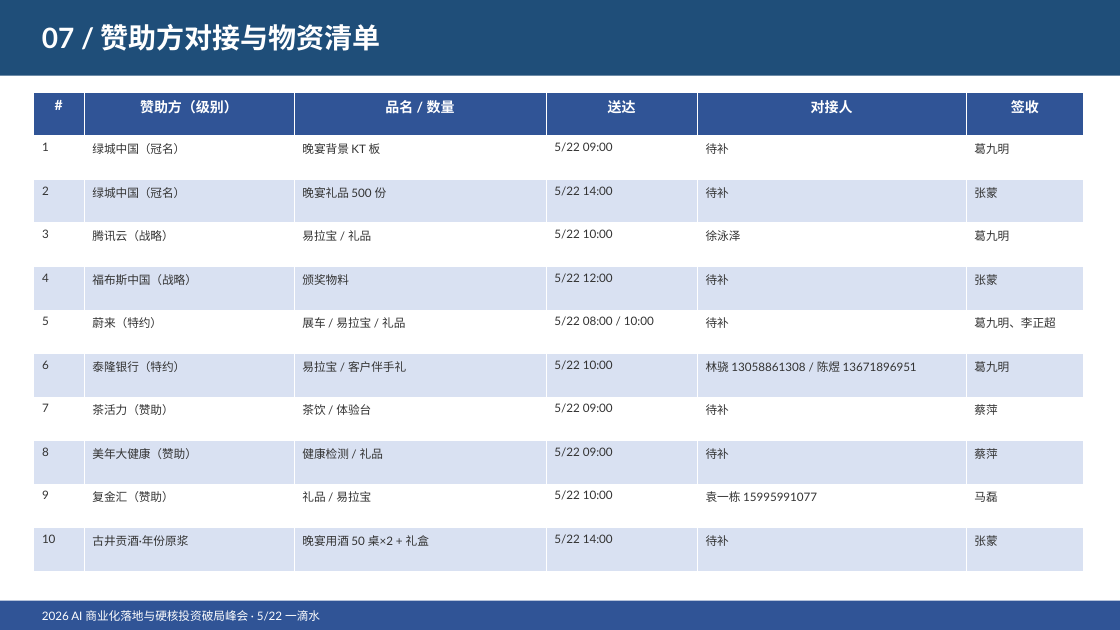
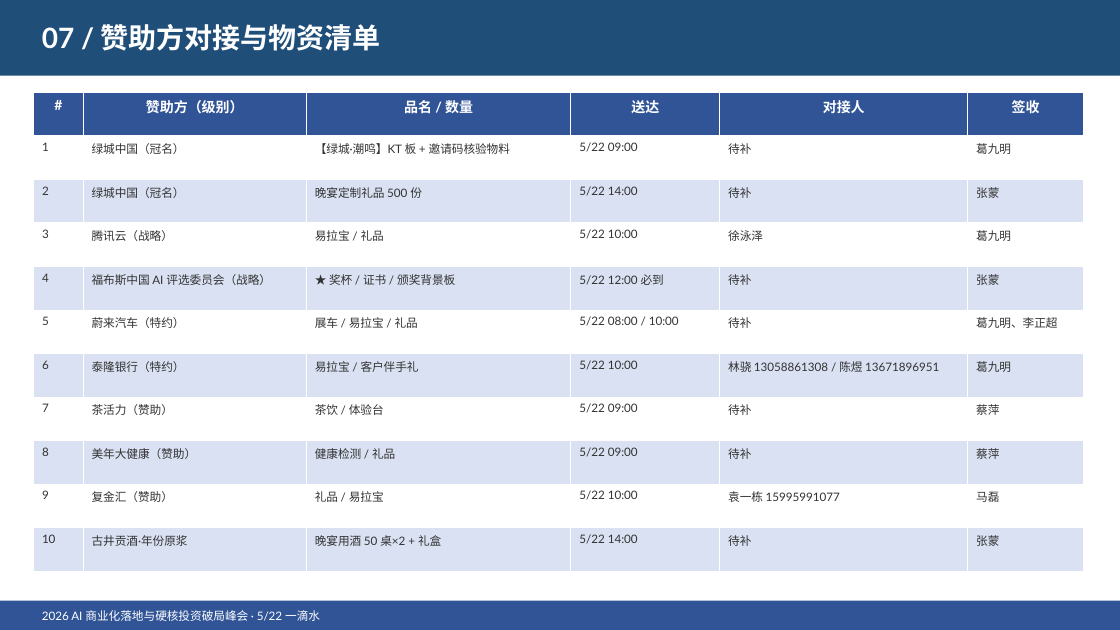
Before and after one commit to hujigang2010-maker/AIDEN, a slide deck: slide 9 of 5月22日峰会/导出文件/2026峰会会务汇报.pptx. Drawn at 1120x630 pixels with LibreOffice and Linux fonts; fonts in the diff are those of the drawing. Boxes give left, top, right and bottom in pixels: in the first picture for what was removed or moved away, otherwise in the second. Text is boxed around its words. In the diff, an @@ line names an element or a change of style, - is before the commit and + after.

```diff
--- a/5月22日峰会/导出文件/2026峰会会务汇报.pptx
+++ b/5月22日峰会/导出文件/2026峰会会务汇报.pptx
@@ table at <box>34,92,1084,571</box> @@
-row 2, column 3: 晚宴背景 KT 板
+row 2, column 3: 【绿城·潮鸣】KT 板 + 邀请码核验物料
-row 3, column 3: 晚宴礼品 500 份
+row 3, column 3: 晚宴定制礼品 500 份
-row 5: 4 | 福布斯中国（战略） | 颁奖物料 | 5/22 12:00 | 待补 | 张蒙
+row 5: 4 | 福布斯中国 AI 评选委员会（战略） | ★ 奖杯 / 证书 / 颁奖背景板 | 5/22 12:00 必到 | 待补 | 张蒙
-row 6, column 2: 蔚来（特约）
+row 6, column 2: 蔚来汽车（特约）
```
Also in this commit, not shown: 9 other slides changed, 11 other files.
